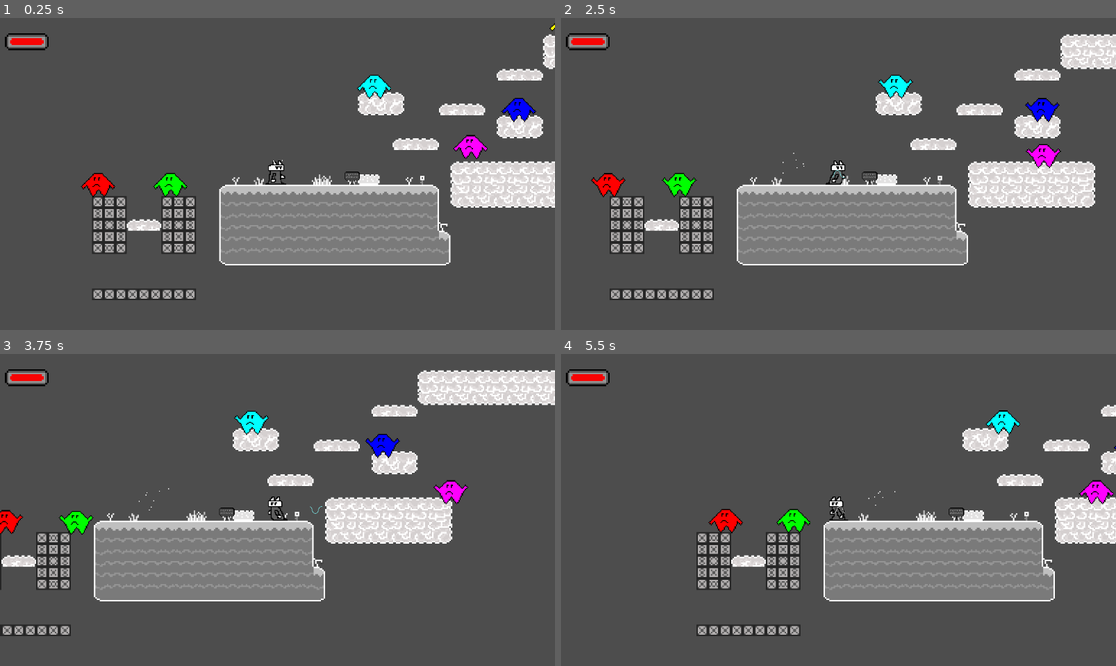
Above: before the commit, frames 1-4 (two rows, left to right).
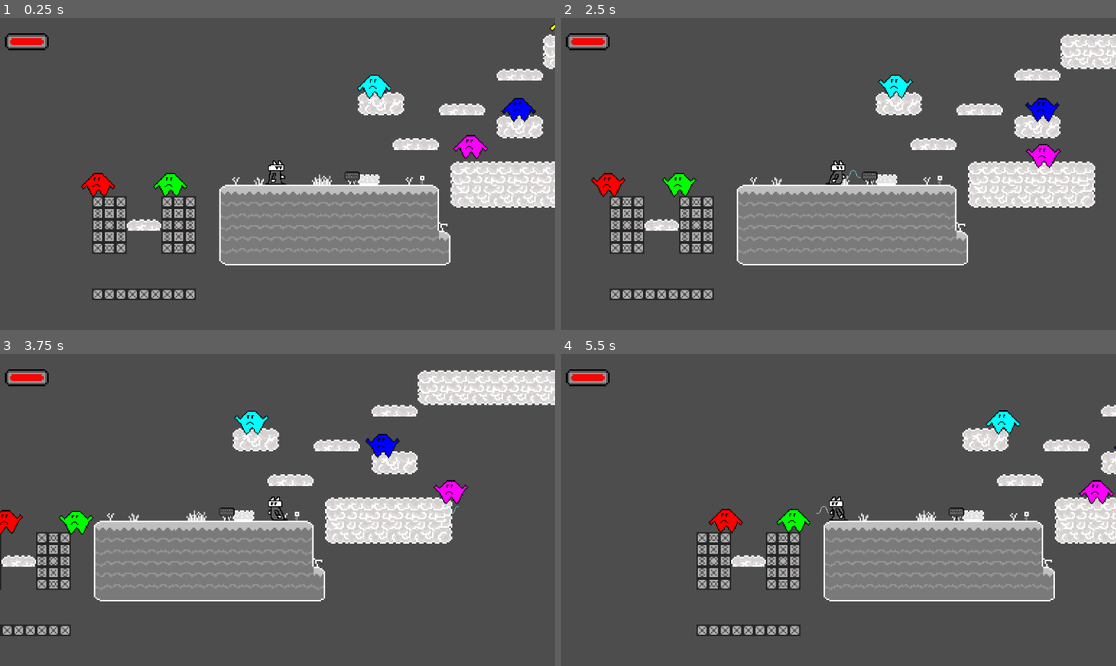
Above: after the commit, the same moments.

Repository: MidnightWolfe/Github-Game-Jam-2024
Game: Godot game, scene res://level_0.tscn
Two runs of this game, one before a commit and one after it. Both use one fixed random seed, a clock stepped at 60 frames per second and the inputs below.
Inputs:
- Up to frame 1 (0.25 s): no input
- Up to frame 2 (2.5 s): tap Enter (enter) at 0.5, 2.3 s; hold D (right) 0.53-1.28 s; tap 1 (1) at 0.6 s; tap 2 (2) at 0.8, 1.35 s; hold A (left) 1.28-2.03 s; tap 3 (3) at 1.55, 2.1 s; hold D (right) from 2.03 s (still down)
- Up to frame 3 (3.75 s): tap Enter (enter) at 2.85 s; tap 1 (1) at 3.05, 3.6 s; release D (right) at 3.53 s; hold A (left) from 3.53 s (still down)
- Up to frame 4 (5.5 s): keep holding A (left); tap 2 (2) at 3.8, 4.35 s; tap 3 (3) at 4.55, 5.1 s; tap Enter (enter) at 5.3 s

The runs differ from the first frame. In frame 1, less than 0.1% of the frame differs, in the area x 49-51%, y 45-47%; in frame 2, less than 0.1%; in frame 3, less than 0.1%; in frame 4, less than 0.1%, in the area x 46-61%, y 43-52%.

Commit message:
Added damage

Diff:
--- a/gamejam/enemy.gd
+++ b/gamejam/enemy.gd
@@ -33,29 +33,37 @@
 func enemy():
 	pass;
 
-func _on_enemy_hit_box_body_entered(body: Node2D) -> void:
-	if body.has_method("player"):
-		playerInAttackRange = true
+func player_attack(damage_type: String):
+	if type == "Red":
+		if damage_type == "Cyan":
+			damage()
+	elif type == "Green":
+		if damage_type == "Magenta":
+			damage()
+	elif type == "Blue":
+		if damage_type == "Yellow":
+			damage()
+	elif type == "Cyan":
+		if damage_type == "Red":
+			damage()
+	elif type == "Magenta":
+		if damage_type == "Green":
+			damage()
+	elif type == "Yellow":
+		if damage_type == "Blue":
+			damage()
 
-func _on_enemy_hit_box_body_exited(body: Node2D) -> void:
-	if body.has_method("player"):
-		playerInAttackRange = false
-
-##Functions that happen while the player is attacking
-#This is currently set up so that when the player touches the enemy, the enemy is "attacked". This should be changed to the spell mechanics
-func player_attack():
-	if playerInAttackRange and playerAttackCooldown:
-		health = health - 1
-		playerAttackCooldown = false
-		$Attack_Cooldown_Timer.start()
-		print("Enemy took -1 damage")
-		print(health)
-
-func _on_attack_cooldown_timer_timeout() -> void:
-	playerAttackCooldown = true
+func damage():
+	health = health - 1
+	print("Enemy took -1 damage")
+	print(health)
 
 func _set_type(newType):
 	type = newType
 
 func _set_position(newPosition):
 	position = newPosition
+
+func _on_enemy_hit_box_area_entered(area: Area2D) -> void:
+	if area.has_method("spell"):
+		player_attack(area.type)
--- a/gamejam/enemy.tscn
+++ b/gamejam/enemy.tscn
@@ -127,6 +127,5 @@
 [node name="Attack_Cooldown_Timer" type="Timer" parent="."]
 wait_time = 0.25
 
-[connection signal="body_entered" from="Enemy_HitBox" to="." method="_on_enemy_hit_box_body_entered"]
-[connection signal="body_exited" from="Enemy_HitBox" to="." method="_on_enemy_hit_box_body_exited"]
+[connection signal="area_entered" from="Enemy_HitBox" to="." method="_on_enemy_hit_box_area_entered"]
 [connection signal="timeout" from="Attack_Cooldown_Timer" to="." method="_on_attack_cooldown_timer_timeout"]
--- a/gamejam/level_0.tscn
+++ b/gamejam/level_0.tscn
@@ -159,14 +159,18 @@
 
 [sub_resource type="ParticleProcessMaterial" id="ParticleProcessMaterial_jtdni"]
 particle_flag_disable_z = true
-emission_shape = 1
-emission_sphere_radius = 14.66
-spread = 180.0
-initial_velocity_min = 30.0
-initial_velocity_max = 40.0
-gravity = Vector3(0, 0, 0)
-scale_min = 2.0
-scale_max = 2.0
+emission_shape_offset = Vector3(15, 20, 0)
+inherit_velocity_ratio = 0.1
+direction = Vector3(0, -1, 0)
+spread = 10.0
+initial_velocity_min = 50.0
+initial_velocity_max = 50.0
+gravity = Vector3(0, 200, 0)
+scale_min = 5.0
+scale_max = 5.0
+collision_mode = 1
+collision_friction = 0.0
+collision_bounce = 1.0
 
 [sub_resource type="RectangleShape2D" id="RectangleShape2D_4v6jm"]
 size = Vector2(36, 30.5)
@@ -193,7 +197,8 @@
 limit_bottom = 400
 limit_smoothed = true
 
-[node name="SpellParticles" type="GPUParticles2D" parent="."]
+[node name="SpellParticles" type="GPUParticles2D" parent="Player"]
+position = Vector2(-1, -16)
 process_material = SubResource("ParticleProcessMaterial_jtdni")
 
 [node name="Sign" type="StaticBody2D" parent="."]
--- a/gamejam/player.gd
+++ b/gamejam/player.gd
@@ -27,6 +27,7 @@
 var is_casting_spell = false
 var combo = Vector3(0, 0, 0)
 var colour = Color(0, 0, 0)
+@onready var spellParticles = $SpellParticles
 @onready var animationPath = $AnimatedSprite2D
 
 ##Player Attack/HitBox
@@ -95,10 +96,11 @@
 func directSprite(direction: float) -> void:
 	if direction < 0 and lastDirection != -1:
 		lastDirection = -1
+		spellParticles.process_material.emission_shape_offset.x *= -1
 	elif direction > 0 and lastDirection != 1:
 		lastDirection = 1
+		spellParticles.process_material.emission_shape_offset.x *= -1
 
-	pass
 
 ##Make the player stop dashing
 func _on_dash_timer_timeout() -> void:
@@ -127,6 +129,7 @@
 		animationPath.flip_h = true #Flip in the left direction
 
 
+
 # Called when the node enters the scene tree for the first time.
 func _ready() -> void:
 
@@ -135,11 +138,11 @@
 
 # Called every frame. 'delta' is the elapsed time since the previous frame.
 func _process(_delta: float) -> void:
+	var greatestValue = max(combo.x, combo.y, combo.z)
+	if greatestValue != 0:
+				colour = Color(combo.x / greatestValue, combo.y / greatestValue, combo.z / greatestValue)
 	if Input.is_action_just_pressed("enter"):
 		if is_casting_spell:
-			var greatestValue = max(combo.x, combo.y, combo.z)
-			if greatestValue != 0:
-				colour = Color(combo.x / greatestValue, combo.y / greatestValue, combo.z / greatestValue)
 			combo = Vector3(0,0,0)
 			var spell = SPELLS.instantiate()
 			spell._set_colour(colour)
@@ -147,6 +150,8 @@
 			get_parent().add_child(spell)
 			spell.position = $".".global_position
 		is_casting_spell = not is_casting_spell
+
+	spellParticles.modulate = colour
 
 	if is_casting_spell:
 		if Input.is_action_just_pressed("1"):
--- a/gamejam/player.tscn
+++ b/gamejam/player.tscn
@@ -142,7 +142,7 @@
 position = Vector2(-2.75, -2.25)
 scale = Vector2(1.85938, 1.98437)
 sprite_frames = SubResource("SpriteFrames_ub2ex")
-animation = &"idle"
+animation = &"run"
 
 [node name="Sprite2D" type="Sprite2D" parent="."]
 visible = false
--- a/gamejam/spells.gd
+++ b/gamejam/spells.gd
@@ -1,6 +1,6 @@
 extends Area2D
 
-const SPEED = 200
+const SPEED = 400
 var velocity = Vector2()
 var direction = 0
 var colour = Color()
@@ -42,6 +42,9 @@
 	translate(velocity)
 	animationSprite.play("projectile")
 
+func spell():
+	pass
+
 func _set_colour(newColour):
 	colour = newColour
 
--- a/gamejam/spells.tscn
+++ b/gamejam/spells.tscn
@@ -197,6 +197,7 @@
 }]
 
 [node name="Spells" type="Area2D"]
+light_mask = 3
 script = ExtResource("1_umqmt")
 metadata/_edit_horizontal_guides_ = [-22.0]
 
